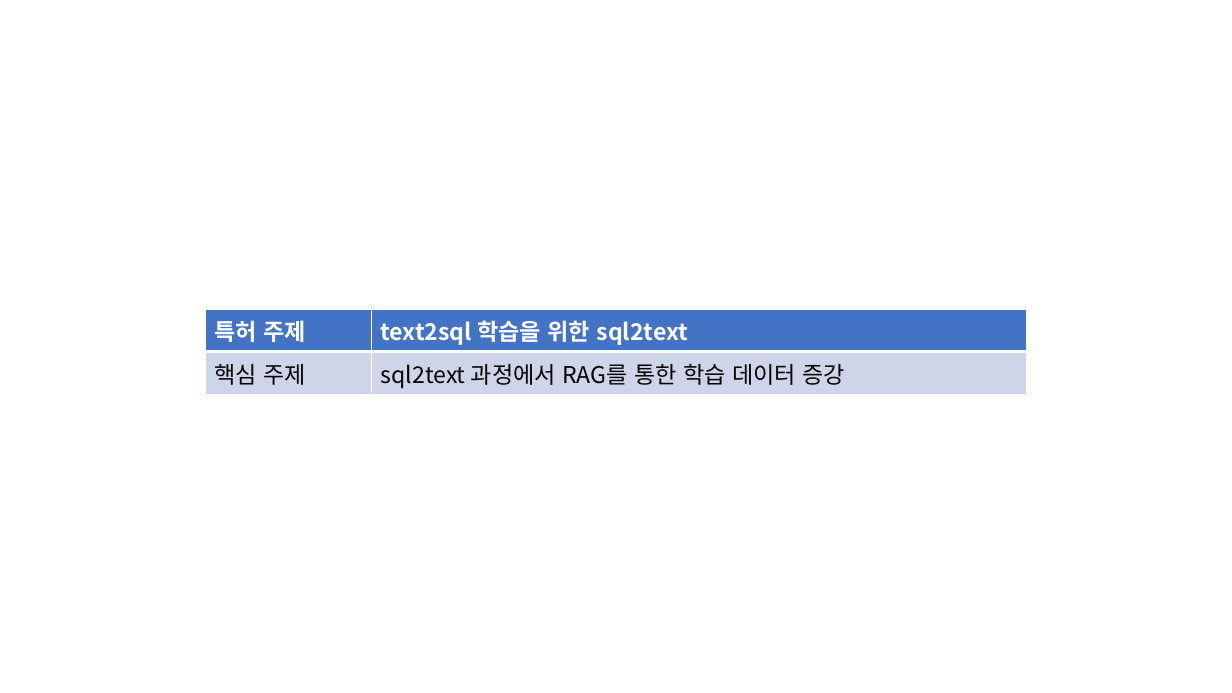
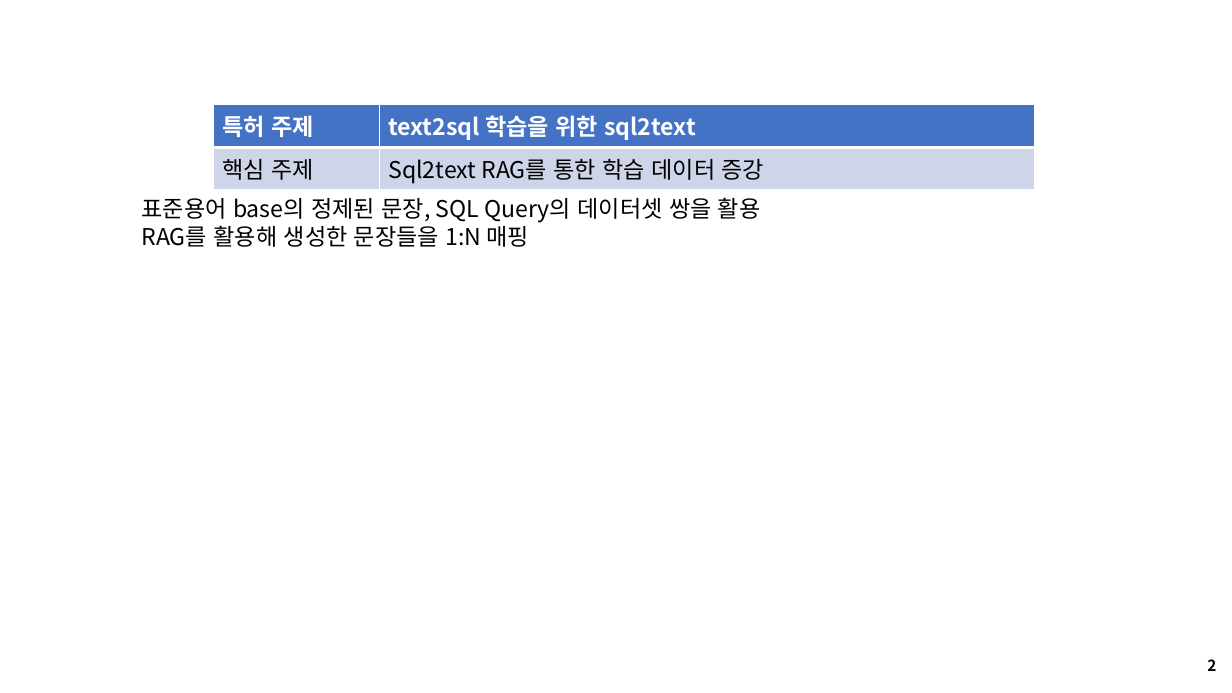
Before and after one commit to seungdeng/DELab, a slide deck: slide 2 of PPT/DSLab_이승건_특허.pptx. Drawn at 1232x693 pixels with LibreOffice and Linux fonts; fonts in the diff are those of the drawing. Boxes give left, top, right and bottom in pixels: in the first picture for what was removed or moved away, otherwise in the second. Text is boxed around its words. In the diff, an @@ line names an element or a change of style, - is before the commit and + after.

```diff
--- a/PPT/DSLab_이승건_특허.pptx
+++ b/PPT/DSLab_이승건_특허.pptx
@@ table at <box>213,104,1035,188</box> @@
-row 2, column 2: sql2text 과정에서 RAG를 통한 학습 데이터 증강
+row 2, column 2: Sql2text RAG를 통한 학습 데이터 증강
@@ table: place and size @@
-table at <box>205,309,1027,392</box>
+table at <box>213,104,1035,188</box>
@@ text added at <box>142,197,761,247</box>, 18 pt, text #000000 @@
+표준용어 base의 정제된 문장, SQL Query의 데이터셋 쌍을 활용
+RAG를 활용해 생성한 문장들을 1:N 매핑
@@ text added at <box>1207,659,1216,671</box>, 12 pt, text #000000, bold @@
+2
```
Also in this commit, not shown: 4 other slides changed, 1 slide added, 2 slides removed.
